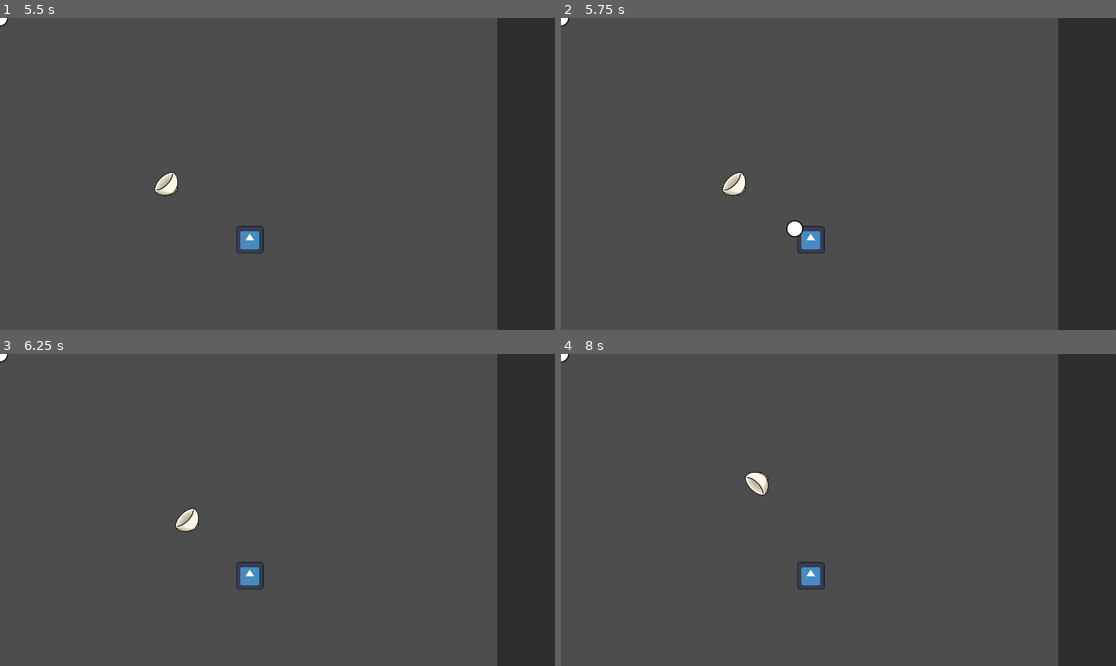
Above: before the commit, frames 1-4 (two rows, left to right).
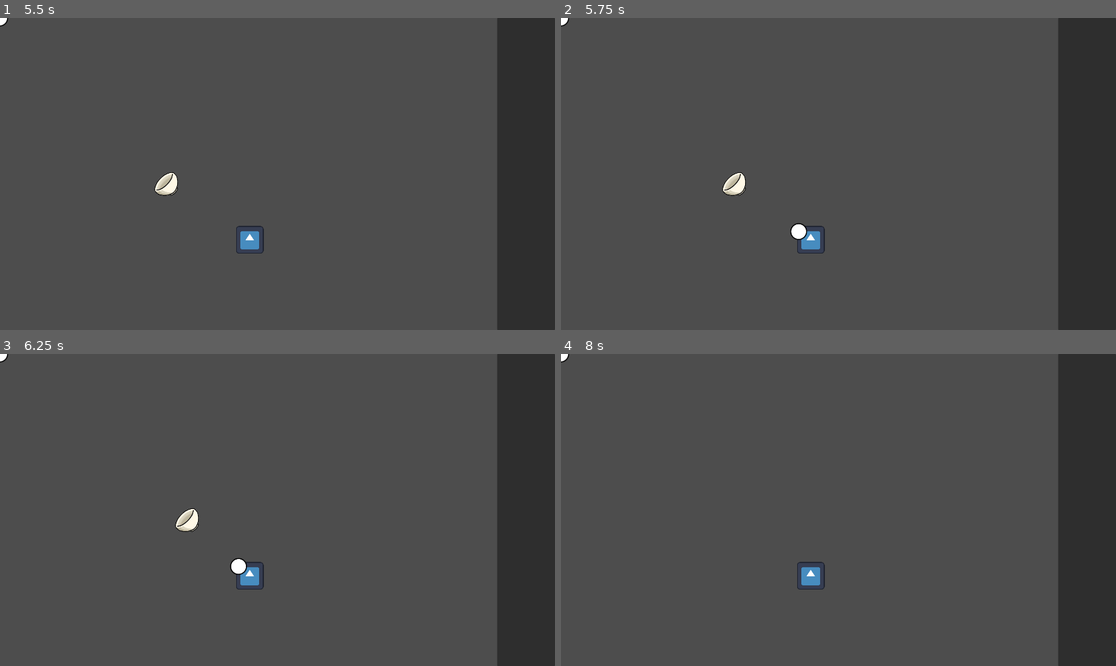
Above: after the commit, the same moments.

Repository: Vodka-Games/Scam-Tower-Defense
Game: Godot game, scene res://Main.tscn
Same seed, same stepped clock (60 frames per second), same inputs: the game is played once before the commit and once after it. The engine's default icon, where the game draws it, is replaced by a stand-in: a white triangle on a blue panel in a dark square.
Inputs (mouse positions are in pixels of both pictures, inside the frame that each line leads up to):
- Up to frame 1 (5.5 s): tap Enter (ui_accept) at 0.5, 0.77, 1.52, 3.02, 3.77, 4.52 s; move the mouse to (249, 236) at 0.52 s; hold Up (ui_up) 0.53-2.03 s; click (249, 236) at 0.67 s; move the mouse to (444, 220) at 1.27 s; move the mouse to (111, 127) at 2.02 s; hold Left (ui_left) 2.03-3.53 s; move the mouse to (305, 174) at 2.77 s; click (305, 174) at 2.92 s; move the mouse to (194, 96) at 3.52 s; hold Down (ui_down) 3.53-4.28 s; move the mouse to (399, 158) at 4.27 s; hold Right (ui_right) 4.28-5.03 s; move the mouse to (166, 189) at 5.02 s; hold Up (ui_up) from 5.03 s (still down); click (166, 189) at 5.17 s
- Up to frame 2 (5.75 s): keep holding Up (ui_up)
- Up to frame 3 (6.25 s): move the mouse to (333, 441) at 5.77 s; release Up (ui_up) at 5.78 s; hold Right (ui_right) from 5.78 s (still down); tap Enter (ui_accept) at 6.02 s
- Up to frame 4 (8 s): keep holding Right (ui_right); move the mouse to (810, 572) at 6.52 s; tap Enter (ui_accept) at 6.77, 7.52 s; move the mouse to (1005, 556) at 7.27 s; click (1005, 556) at 7.42 s

Frame 1 is identical in both runs. In frame 2, 0.1% of the frame differs, in the area x 40-45%, y 64-72%; in frame 3, 0.1%; in frame 4, 0.2%, in the area x 33-38%, y 37-46%.

Commit message:
Update type that the gap of attack gap

Diff:
--- a/tower/Tower.gd
+++ b/tower/Tower.gd
@@ -3,7 +3,7 @@
 var tile_size = 96
 
 @export var range:int
-@export var attack_gap: int
+@export var attack_gap: float
 
 var is_floating = false
 var is_install = false
@@ -22,7 +22,6 @@
 	$Range.shape.radius = range * tile_size
 	$AttackTimer.wait_time = attack_gap
 
-	print($Range.shape.radius)
 
 func install():
 	is_floating = false
--- a/tower/basic_tower.tscn
+++ b/tower/basic_tower.tscn
@@ -10,6 +10,7 @@
 collision_layer = 2
 script = ExtResource("1_xvdnc")
 range = 3
+attack_gap = 0.5
 
 [node name="Sprite2D" type="Sprite2D" parent="."]
 scale = Vector2(0.75, 0.75)
